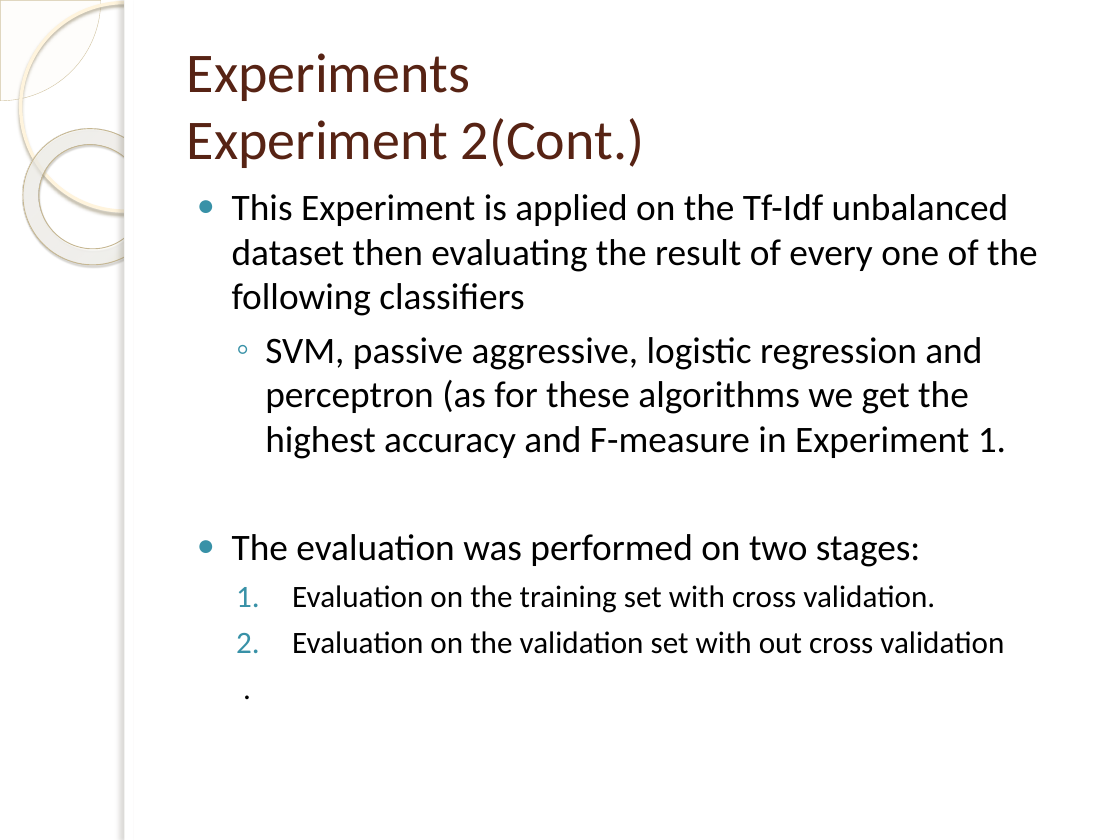
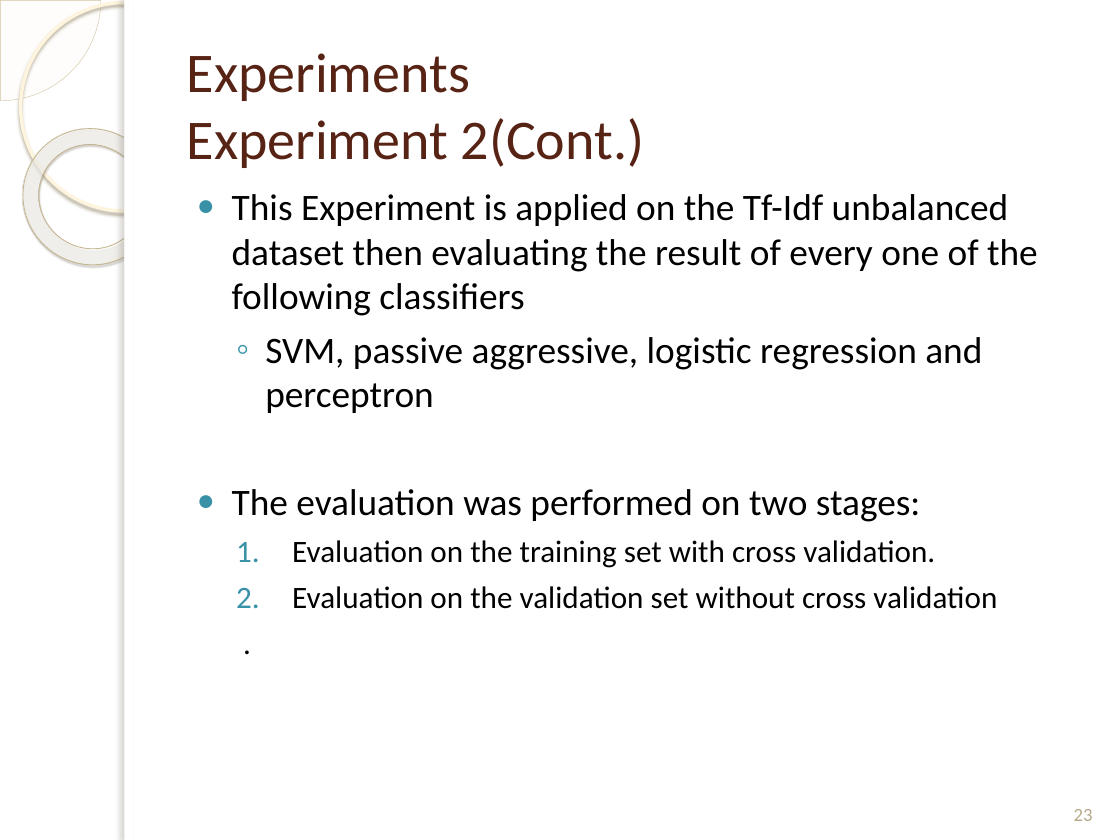
Before and after one commit to mhd9023/Thesis, a slide deck: slide 23 of Report#1_.pptx (slide 21 before the commit). Drawn at 1120x840 pixels with LibreOffice and Linux fonts; fonts in the diff are those of the drawing; background and template pictures are left out. Boxes give left, top, right and bottom in pixels: in the first picture for what was removed or moved away, otherwise in the second. Text is boxed around its words. In the diff, an @@ line names an element or a change of style, - is before the commit and + after.

```diff
--- a/Report#1_.pptx
+++ b/Report#1_.pptx
@@ text at [265, 337, 982, 413]: text changed @@
-  ◦ SVM, passive aggressive, logistic regression and perceptron (as for these algorithms we get the highest accuracy and F-measure in Experiment 1.
+  ◦ SVM, passive aggressive, logistic regression and perceptron
@@ text at [292, 586, 997, 609]: spaces changed @@
-  2. Evaluation on the validation set with out cross validation
+  2. Evaluation on the validation set without cross validation
@@ page number added at [1074, 809, 1093, 821], 12 pt, text #B6A98A @@
+23
```
Also in this commit, not shown: 32 other slides changed, 3 slides added, 2 other files.
